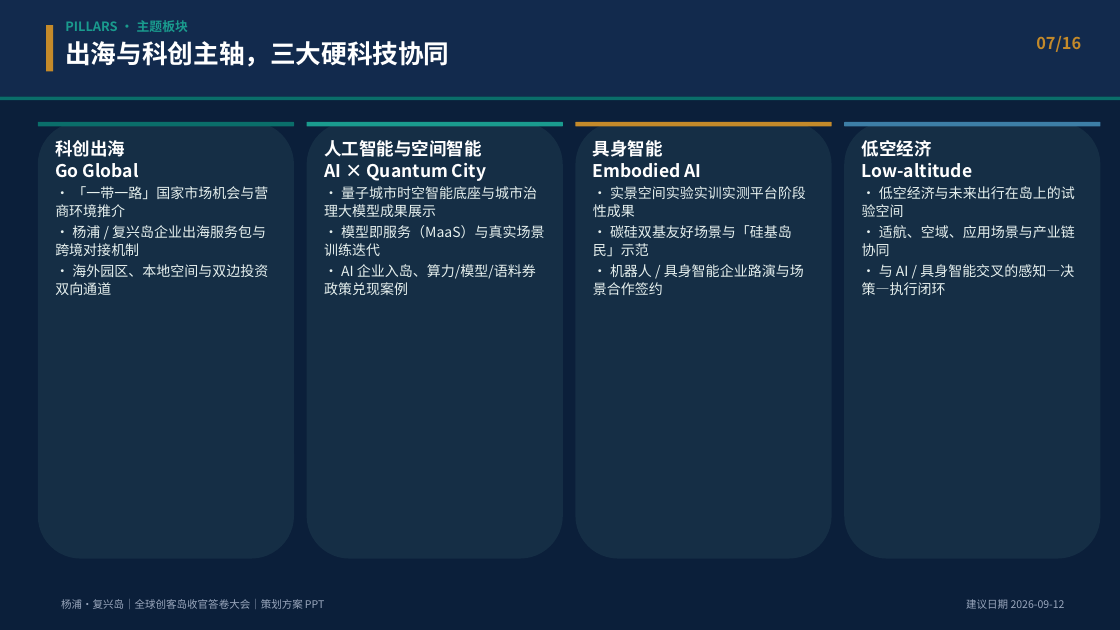
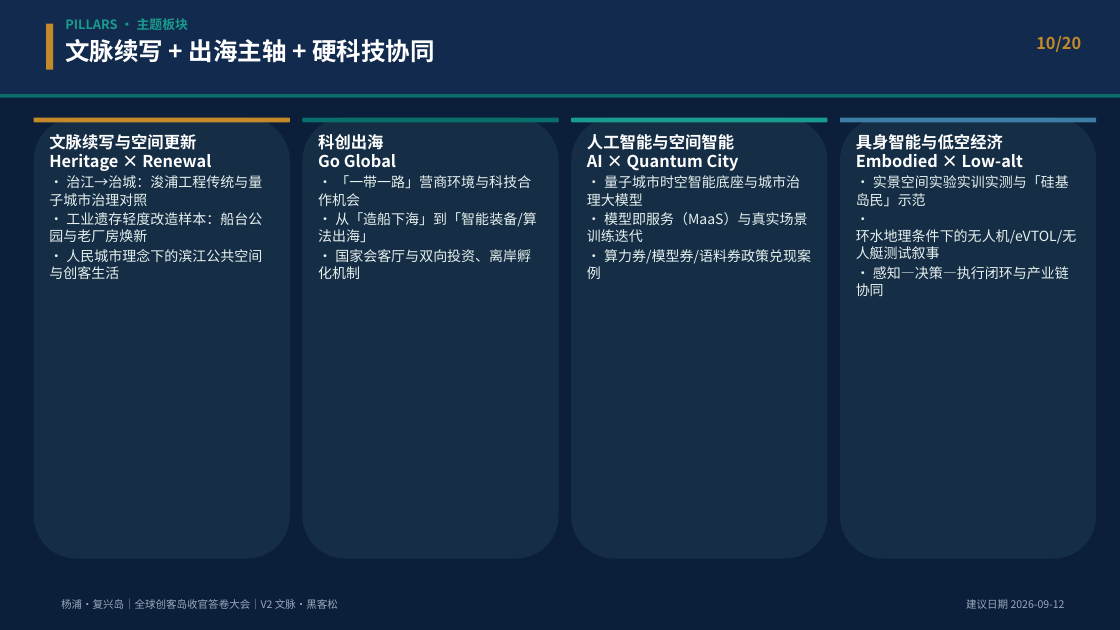
Before and after one commit to hujigang2010-maker/AIDEN, a slide deck: slide 10 of deliverables/复兴岛_全球创客岛_科创出海与具身智能国际大会_策划方案.pptx (slide 7 before the commit). Drawn at 1120x630 pixels with LibreOffice and Linux fonts; fonts in the diff are those of the drawing. Boxes give left, top, right and bottom in pixels: in the first picture for what was removed or moved away, otherwise in the second. Text is boxed around its words. In the diff, an @@ line names an element or a change of style, - is before the commit and + after.

```diff
--- a/deliverables/复兴岛_全球创客岛_科创出海与具身智能国际大会_策划方案.pptx
+++ b/deliverables/复兴岛_全球创客岛_科创出海与具身智能国际大会_策划方案.pptx
@@ text at box(65, 39, 435, 63): text changed; size 22 to 21 pt @@
-出海与科创主轴，三大硬科技协同
+文脉续写 + 出海主轴 + 硬科技协同
@@ text at box(1036, 36, 1081, 52): text changed @@
-07/16
+10/20
@@ rounded rectangle: place and size @@
-rounded rectangle at box(38, 122, 294, 559)
+rounded rectangle at box(34, 118, 290, 559)
@@ rounded rectangle at box(34, 118, 290, 123): fill #0A6E6A to #C48A2A @@
@@ rounded rectangle: place and size @@
-rounded rectangle at box(307, 122, 563, 559)
+rounded rectangle at box(302, 118, 559, 559)
@@ rounded rectangle at box(302, 118, 559, 123): fill #1A9B8E to #0A6E6A @@
@@ rounded rectangle: place and size @@
-rounded rectangle at box(576, 122, 832, 559)
+rounded rectangle at box(571, 118, 828, 559)
@@ 4 rounded rectangles: place and size @@
-4 rounded rectangles at box(38, 122, 1101, 127)
+4 rounded rectangles at box(34, 118, 1096, 123)
@@ rounded rectangle at box(571, 118, 828, 123): fill #C48A2A to #1A9B8E @@
@@ rounded rectangle: place and size @@
-rounded rectangle at box(844, 122, 1101, 559)
+rounded rectangle at box(840, 118, 1096, 559)
@@ text at box(49, 134, 262, 279): text changed @@
-科创出海
-Go Global
-· 「一带一路」国家市场机会与营商环境推介
-· 杨浦 / 复兴岛企业出海服务包与跨境对接机制
-· 海外园区、本地空间与双边投资双向通道
+文脉续写与空间更新
+Heritage × Renewal
+· 治江→治城：浚浦工程传统与量子城市治理对照
+· 工业遗存轻度改造样本：船台公园与老厂房焕新
+· 人民城市理念下的滨江公共空间与创客生活
@@ text at box(318, 134, 536, 279): text changed @@
-人工智能与空间智能
-AI × Quantum City
-· 量子城市时空智能底座与城市治理大模型成果展示
-· 模型即服务（MaaS）与真实场景训练迭代
-· AI 企业入岛、算力/模型/语料券政策兑现案例
+科创出海
+Go Global
+· 「一带一路」营商环境与科技合作机会
+· 从「造船下海」到「智能装备/算法出海」
+· 国家会客厅与双向投资、离岸孵化机制
@@ text at box(587, 134, 811, 279): text changed @@
-具身智能
-Embodied AI
-· 实景空间实验实训实测平台阶段性成果
-· 碳硅双基友好场景与「硅基岛民」示范
-· 机器人 / 具身智能企业路演与场景合作签约
+人工智能与空间智能
+AI × Quantum City
+· 量子城市时空智能底座与城市治理大模型
+· 模型即服务（MaaS）与真实场景训练迭代
+· 算力券/模型券/语料券政策兑现案例
@@ text at box(856, 134, 1077, 296): text changed @@
-低空经济
-Low-altitude
-· 低空经济与未来出行在岛上的试验空间
-· 适航、空域、应用场景与产业链协同
-· 与 AI / 具身智能交叉的感知—决策—执行闭环
+具身智能与低空经济
+Embodied × Low-alt
+· 实景空间实验实训实测与「硅基岛民」示范
+· 环水地理条件下的无人机/eVTOL/无人艇测试叙事
+· 感知—决策—执行闭环与产业链协同
@@ text at box(61, 599, 338, 609): text changed @@
-杨浦·复兴岛｜全球创客岛收官答卷大会｜策划方案 PPT
+杨浦·复兴岛｜全球创客岛收官答卷大会｜V2 文脉·黑客松
```
Also in this commit, not shown: 11 other slides changed, 8 slides added, 4 slides removed, 7 other files.
